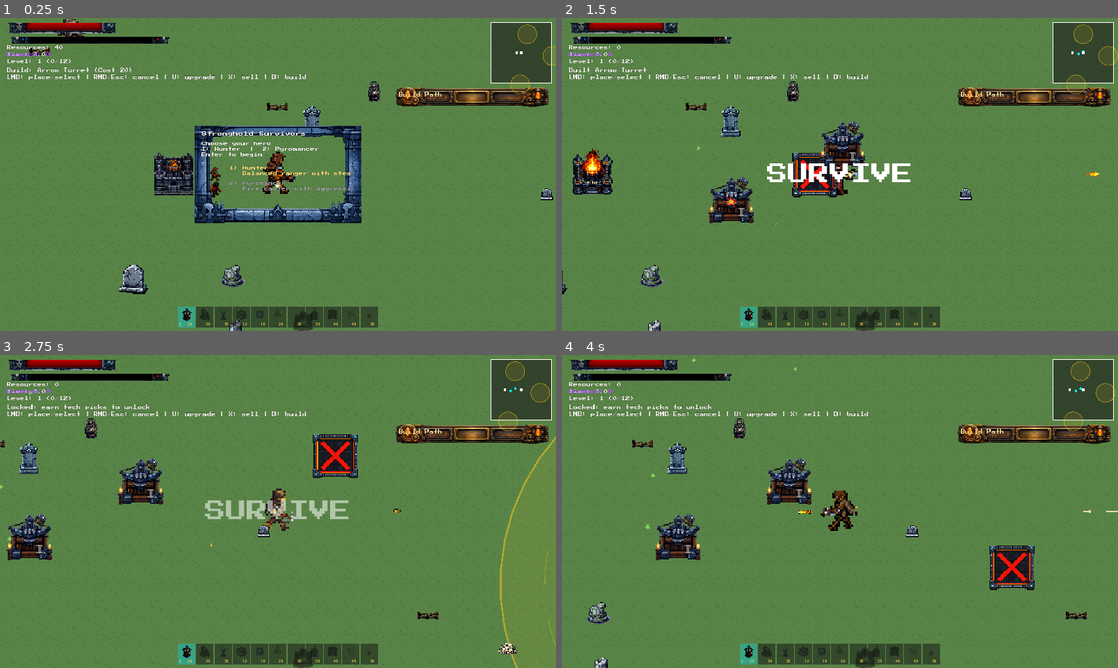
Above: before the commit, frames 1-4 (two rows, left to right).
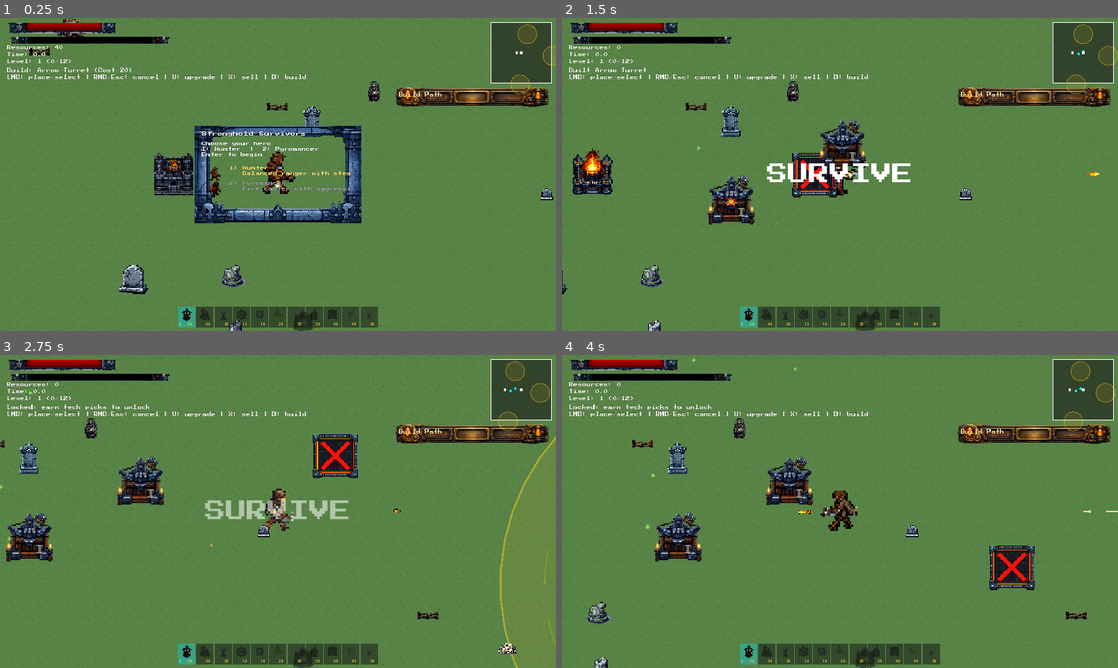
Above: after the commit, the same moments.

Repository: cmo333/Stronghold-Survivors
Game: Godot game, scene res://scenes/main.tscn
Same seed, same stepped clock (60 frames per second), same inputs: the game is played once before the commit and once after it.
Inputs (mouse positions are in pixels of both pictures, inside the frame that each line leads up to):
- Up to frame 1 (0.25 s): no input
- Up to frame 2 (1.5 s): tap Enter (start_game) at 0.5 s; move the mouse to (962, 158) at 0.52 s; hold D (move_right) 0.53-1.25 s; tap 1 (build_1) at 0.6 s; click (962, 158) at 0.67 s; tap Space at 0.77 s; drag from (728, 190) to (945, 174) at 1.27 s
- Up to frame 3 (2.75 s): move the mouse to (333, 442) at 2.02 s; hold D (move_right) from 2.03 s (still down); tap 3 (build_3) at 2.1 s
- Up to frame 4 (4 s): release D (move_right) at 2.75 s; drag from (812, 574) to (1067, 649) at 2.77 s; move the mouse to (1006, 558) at 3.52 s; hold A (move_left) from 3.53 s (still down); tap 5 (build_5) at 3.6 s; tap Space at 3.77 s

The runs differ from the first frame. In frame 1, less than 0.1% of the frame differs, in the area x 1-10%, y 10-13%; in frame 2, 0.7%; in frame 3, 0.7%; in frame 4, 0.7%, in the area x 1-46%, y 10-66%.

Commit message:
fix: essence UI clarity + tower EVO READY indicators
- Moved essence display to y=150, no longer overlaps Time label
- Essence hidden when 0, shows "Evolves T3 towers (need 3)" hint
- When essence >= 3, hint changes to "Select T3 tower + U to evolve!"
  and the counter pulses purple
- T3 towers that can evolve show pulsing "EVO READY" label above them
- First-essence announcement now clearly explains the full path:
  "Upgrade towers to T3 then press U to EVOLVE"

Co-Authored-By: Claude Opus 4.6 <noreply@anthropic.com>

Diff:
--- a/scripts/main.gd
+++ b/scripts/main.gd
@@ -1623,7 +1623,7 @@
 	essence += amount
 	_update_ui()
 	if not _essence_tip_shown and ui != null and ui.has_method("show_announcement"):
-		ui.show_announcement("ESSENCE fuels tower evolutions (U)", Color(0.8, 0.4, 1.0), 24, 3.2)
+		ui.show_announcement("ESSENCE collected! Upgrade towers to T3 then press U to EVOLVE", Color(0.8, 0.4, 1.0), 18, 5.0)
 		_essence_tip_shown = true
 
 func add_xp(amount: int) -> void:
--- a/scripts/tower.gd
+++ b/scripts/tower.gd
@@ -102,6 +102,8 @@
 var _aura_ring: Sprite2D = null
 var _tier_badge: Label = null
 var _tier_halo: Sprite2D = null
+var _evo_ready_label: Label = null
+var _evo_ready_tween: Tween = null
 
 # Tower-specific visual elements (overridden by subclasses)
 var _tier_sprites: Array[Sprite2D] = []  # T2, T3 additive elements
@@ -329,6 +331,12 @@
 	if upgrade_level >= 3:
 		_animate_floating_elements(delta)
 
+	# Show/hide EVO READY indicator
+	if can_evolve() and _evo_ready_label == null:
+		_show_evo_ready_label()
+	elif not can_evolve() and _evo_ready_label != null:
+		_hide_evo_ready_label()
+
 	if _cooldown > 0.0:
 		return
 	var target = _find_target()
@@ -346,8 +354,36 @@
 func _animate_floating_elements(delta: float) -> void:
 	pass
 
+func _show_evo_ready_label() -> void:
+	if _evo_ready_label != null:
+		return
+	_evo_ready_label = Label.new()
+	_evo_ready_label.name = "EvoReady"
+	_evo_ready_label.text = "EVO READY"
+	_evo_ready_label.horizontal_alignment = HORIZONTAL_ALIGNMENT_CENTER
+	_evo_ready_label.add_theme_font_size_override("font_size", 8)
+	_evo_ready_label.add_theme_color_override("font_color", Color(0.8, 0.4, 1.0))
+	_evo_ready_label.position = Vector2(-28, -42)
+	_evo_ready_label.size = Vector2(56, 12)
+	_evo_ready_label.z_index = 20
+	add_child(_evo_ready_label)
+	# Pulse animation
+	if is_inside_tree():
+		_evo_ready_tween = create_tween()
+		_evo_ready_tween.set_loops()
+		_evo_ready_tween.tween_property(_evo_ready_label, "modulate:a", 0.3, 0.7).set_trans(Tween.TRANS_SINE)
+		_evo_ready_tween.tween_property(_evo_ready_label, "modulate:a", 1.0, 0.7).set_trans(Tween.TRANS_SINE)
+
+func _hide_evo_ready_label() -> void:
+	if _evo_ready_tween != null:
+		_evo_ready_tween.kill()
+		_evo_ready_tween = null
+	if _evo_ready_label != null:
+		_evo_ready_label.queue_free()
+		_evo_ready_label = null
+
 func _update_visuals_for_upgrade_level(instant: bool = false) -> void:
-	var target_scale = 1.35 + (upgrade_level - 1) * 0.15
+	var target_scale = 1.4 + (upgrade_level - 1) * 0.2
 	var element_color = ELEMENT_COLORS.get(tower_type, Color(1.0, 1.0, 1.0, 0.8))
 
 	if instant:
@@ -409,7 +445,10 @@
 
 	# Flash white
 	if body_sprite != null:
-		body_sprite.modulate = Color(2.0, 2.0, 2.0, 1.0)
+		if upgrade_level >= 3:
+			body_sprite.modulate = Color(element_color.r * 2.2, element_color.g * 2.2, element_color.b * 2.2, 1.0)
+		else:
+			body_sprite.modulate = Color(2.0, 2.0, 2.0, 1.0)
 
 	# Scale pop effect
 	if body_sprite != null:
@@ -481,14 +520,14 @@
 	var pulse = Sprite2D.new()
 	pulse.z_index = -3
 	pulse.texture = _aura_ring.texture if _aura_ring != null else null
-	pulse.modulate = Color(color.r, color.g, color.b, 0.5)
-	pulse.scale = Vector2.ONE * 0.5
+	pulse.modulate = Color(color.r, color.g, color.b, 0.7)
+	pulse.scale = Vector2.ONE * 0.6
 	add_child(pulse)
 
 	var tween = create_tween()
 	tween.set_parallel(true)
-	tween.tween_property(pulse, "scale", Vector2.ONE * 3.0, 0.8)
-	tween.tween_property(pulse, "modulate:a", 0.0, 0.8)
+	tween.tween_property(pulse, "scale", Vector2.ONE * 3.5, 0.75)
+	tween.tween_property(pulse, "modulate:a", 0.0, 0.75)
 	tween.chain().tween_callback(pulse.queue_free)
 
 func play_upgrade_juice() -> void:
@@ -513,10 +552,16 @@
 		_game.shake_camera(shake_strength, 0.3)
 
 	# Spawn upgrade swirl particles (gold for T2, purple for T3)
+	var upgrade_color = _get_upgrade_color(next_level)
 	_spawn_upgrade_swirl(next_level)
 
 	# Flash of light on completion
-	_spawn_upgrade_flash()
+	_spawn_upgrade_flash(upgrade_color)
+	_spawn_upgrade_glow_burst(upgrade_color, next_level)
+	if _game != null and _game.has_method("spawn_fx"):
+		_game.spawn_fx("upgrade_burst", global_position)
+	if _game != null and _game.has_method("flash_screen"):
+		_game.flash_screen(Color(upgrade_color.r, upgrade_color.g, upgrade_color.b, 0.14), 0.18)
 
 	# Note: The actual visual transformation happens in _apply_tier_stats()
 	# when upgrade_level is incremented. This method just triggers the FX.
@@ -547,19 +592,19 @@
 		return
 	var swirl = CPUParticles2D.new()
 	swirl.name = "UpgradeSwirl"
-	swirl.amount = 16
+	swirl.amount = 18
 	swirl.lifetime = 1.0
 	swirl.one_shot = true
 	swirl.explosiveness = 0.3
 	swirl.emission_shape = CPUParticles2D.EMISSION_SHAPE_SPHERE
-	swirl.emission_sphere_radius = 20.0
+	swirl.emission_sphere_radius = 24.0
 	swirl.gravity = Vector2(0, 0)
-	swirl.initial_velocity_min = 30.0
-	swirl.initial_velocity_max = 60.0
+	swirl.initial_velocity_min = 35.0
+	swirl.initial_velocity_max = 70.0
 	swirl.angular_velocity_min = 180.0
 	swirl.angular_velocity_max = 360.0
-	swirl.scale_amount_min = 0.8
-	swirl.scale_amount_max = 2.0
+	swirl.scale_amount_min = 0.9
+	swirl.scale_amount_max = 2.3
 	swirl.color = UPGRADE_SWIRL_COLORS.get(target_level, Color(1.0, 0.85, 0.2, 1.0))
 	swirl.emitting = true
 	add_child(swirl)
@@ -568,21 +613,46 @@
 	var timer = get_tree().create_timer(1.5)
 	timer.timeout.connect(func(): if is_instance_valid(swirl): swirl.queue_free())
 
-func _spawn_upgrade_flash() -> void:
+func _spawn_upgrade_flash(color: Color = Color(1.0, 1.0, 1.0, 1.0)) -> void:
 	"""Bright flash when upgrade completes"""
 	if not is_inside_tree():
 		return
 	var flash = ColorRect.new()
 	flash.name = "UpgradeFlash"
-	flash.color = Color(1.0, 1.0, 1.0, 0.0)
-	flash.size = Vector2(100, 100)
-	flash.position = Vector2(-50, -50)
+	flash.color = Color(color.r, color.g, color.b, 0.0)
+	flash.size = Vector2(140, 140)
+	flash.position = Vector2(-70, -70)
 	add_child(flash)
 
 	var tween = create_tween()
-	tween.tween_property(flash, "color:a", 0.8, 0.1)
-	tween.tween_property(flash, "color:a", 0.0, 0.4)
+	tween.tween_property(flash, "color:a", 0.85, 0.1)
+	tween.tween_property(flash, "color:a", 0.0, 0.45)
 	tween.chain().tween_callback(flash.queue_free)
+
+func _get_upgrade_color(target_level: int) -> Color:
+	if target_level >= 3:
+		return ELEMENT_COLORS.get(tower_type, Color(0.8, 0.2, 1.0, 1.0))
+	return Color(1.0, 0.85, 0.2, 1.0)
+
+func _spawn_upgrade_glow_burst(color: Color, target_level: int) -> void:
+	if _game == null or not _game.has_method("spawn_glow_particle"):
+		return
+	var count = 6 + target_level * 2
+	for i in range(count):
+		var angle = randf() * TAU
+		var dir = Vector2.RIGHT.rotated(angle)
+		var vel = dir * randf_range(90.0, 170.0)
+		_game.spawn_glow_particle(
+			global_position + dir * randf_range(4.0, 14.0),
+			color,
+			randf_range(10.0, 16.0),
+			0.6,
+			vel,
+			2.3,
+			0.8,
+			1.15,
+			5
+		)
 
 func _apply_tier_stats(tier_data: Dictionary) -> void:
 	super._apply_tier_stats(tier_data)
--- a/scripts/ui.gd
+++ b/scripts/ui.gd
@@ -741,22 +741,34 @@
 # =========================================================
 
 var essence_label: Label = null
+var _essence_hint_label: Label = null
+var _essence_pulse_tween: Tween = null
+var _evo_ready_announced: bool = false
 
 func _build_essence_label() -> void:
 	var hud = $HUD
+	# Main essence counter - placed below Controls label to avoid overlap
 	essence_label = Label.new()
 	essence_label.name = "Essence"
-	essence_label.text = "Essence: 0"
-	essence_label.add_theme_font_size_override("font_size", 10)
+	essence_label.text = ""
+	essence_label.add_theme_font_size_override("font_size", 12)
 	essence_label.add_theme_color_override("font_color", Color(0.7, 0.3, 1.0))
 	if _ui_font != null:
 		essence_label.add_theme_font_override("font", _ui_font)
-	# Position below resources label
-	if resources_label != null:
-		essence_label.position = resources_label.position + Vector2(0, 16)
-	else:
-		essence_label.position = Vector2(10, 26)
+	essence_label.position = Vector2(16, 150)
+	essence_label.visible = false  # Hidden until player has essence
 	hud.add_child(essence_label)
+	# Hint label below essence showing what it does
+	_essence_hint_label = Label.new()
+	_essence_hint_label.name = "EssenceHint"
+	_essence_hint_label.text = ""
+	_essence_hint_label.add_theme_font_size_override("font_size", 10)
+	_essence_hint_label.add_theme_color_override("font_color", Color(0.6, 0.4, 0.8, 0.7))
+	if _ui_font != null:
+		_essence_hint_label.add_theme_font_override("font", _ui_font)
+	_essence_hint_label.position = Vector2(16, 166)
+	_essence_hint_label.visible = false
+	hud.add_child(_essence_hint_label)
 
 func set_resources(amount: int) -> void:
 	resources_label.text = "Resources: %d" % amount
@@ -764,7 +776,31 @@
 func set_essence(amount: int) -> void:
 	if essence_label == null:
 		_build_essence_label()
+	if amount <= 0:
+		essence_label.visible = false
+		if _essence_hint_label != null:
+			_essence_hint_label.visible = false
+		return
+	essence_label.visible = true
 	essence_label.text = "Essence: %d" % amount
+	if _essence_hint_label != null:
+		_essence_hint_label.visible = true
+		if amount >= 3:
+			_essence_hint_label.text = "Select T3 tower + U to evolve!"
+			_essence_hint_label.add_theme_color_override("font_color", Color(0.8, 0.5, 1.0, 0.9))
+			# Pulse the essence label when enough to evolve
+			if _essence_pulse_tween == null and is_inside_tree():
+				_essence_pulse_tween = create_tween()
+				_essence_pulse_tween.set_loops()
+				_essence_pulse_tween.tween_property(essence_label, "modulate:a", 0.5, 0.6).set_trans(Tween.TRANS_SINE)
+				_essence_pulse_tween.tween_property(essence_label, "modulate:a", 1.0, 0.6).set_trans(Tween.TRANS_SINE)
+		else:
+			_essence_hint_label.text = "Evolves T3 towers (need 3)"
+			_essence_hint_label.add_theme_color_override("font_color", Color(0.6, 0.4, 0.8, 0.7))
+			if _essence_pulse_tween != null:
+				_essence_pulse_tween.kill()
+				_essence_pulse_tween = null
+				essence_label.modulate.a = 1.0
 
 func set_time(seconds: float) -> void:
 	time_label.text = "Time: %.1f" % seconds
